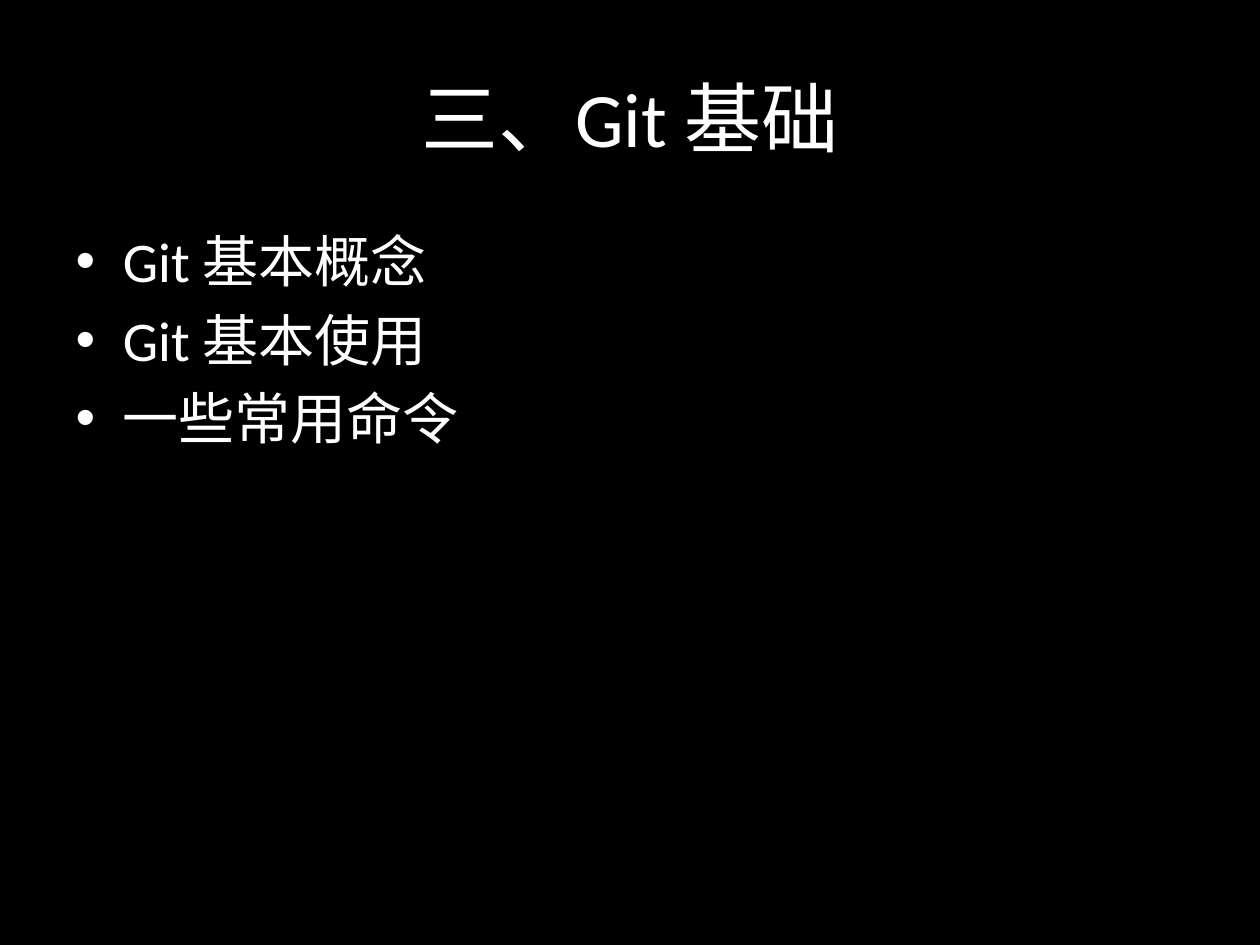
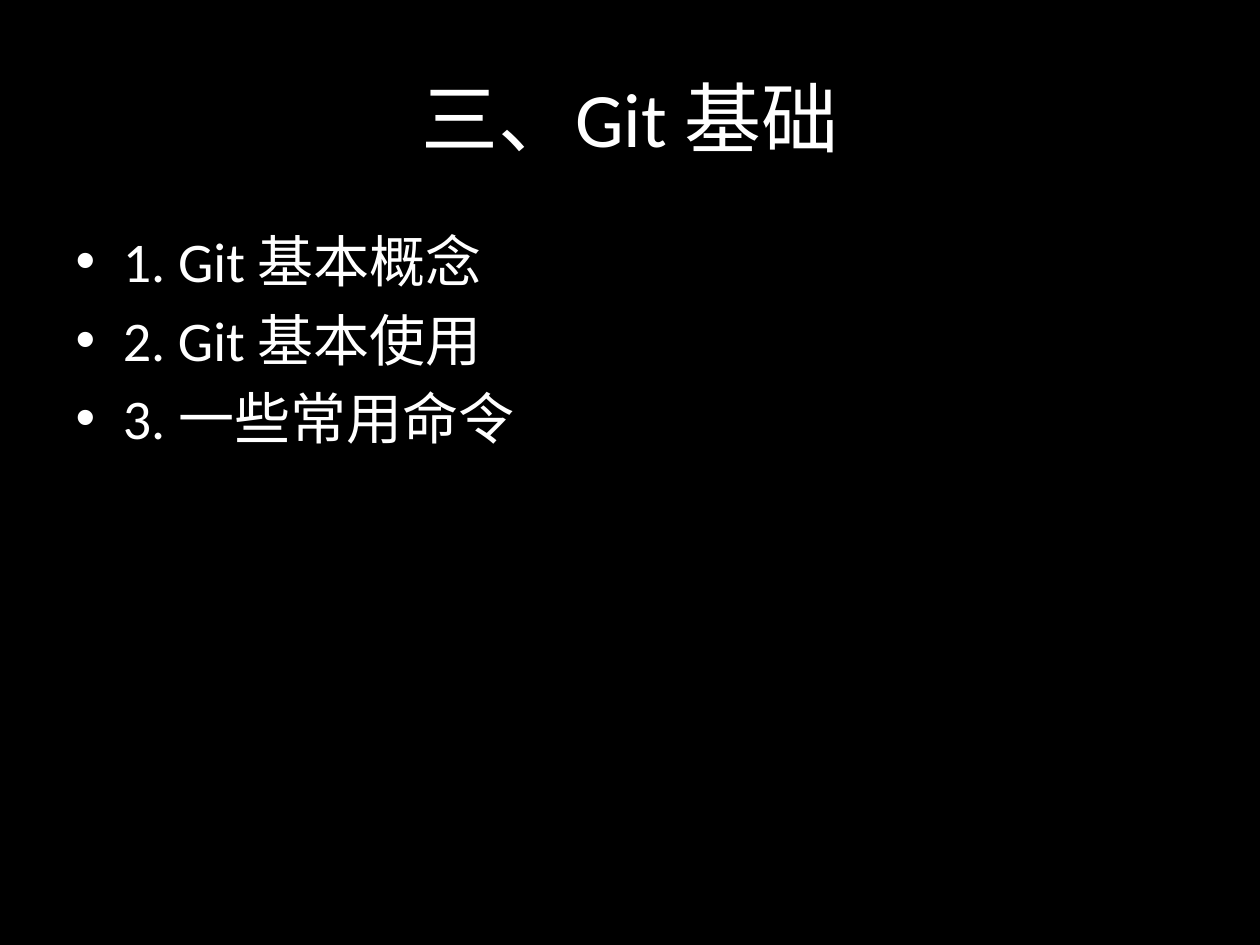
Before and after one commit to sontekliu/git-book, a slide deck: slide 10 of Git.pptx. Drawn at 1260x945 pixels with LibreOffice and Linux fonts; fonts in the diff are those of the drawing. Boxes give left, top, right and bottom in pixels: in the first picture for what was removed or moved away, otherwise in the second. Text is boxed around its words. In the diff, an @@ line names an element or a change of style, - is before the commit and + after.

```diff
--- a/Git.pptx
+++ b/Git.pptx
@@ text at <box>123,234,514,444</box>: text changed @@
-• Git 基本概念
-• Git 基本使用
-• 一些常用命令
+• 1. Git 基本概念
+• 2. Git 基本使用
+• 3. 一些常用命令
```
Also in this commit, not shown: 18 other slides changed.
